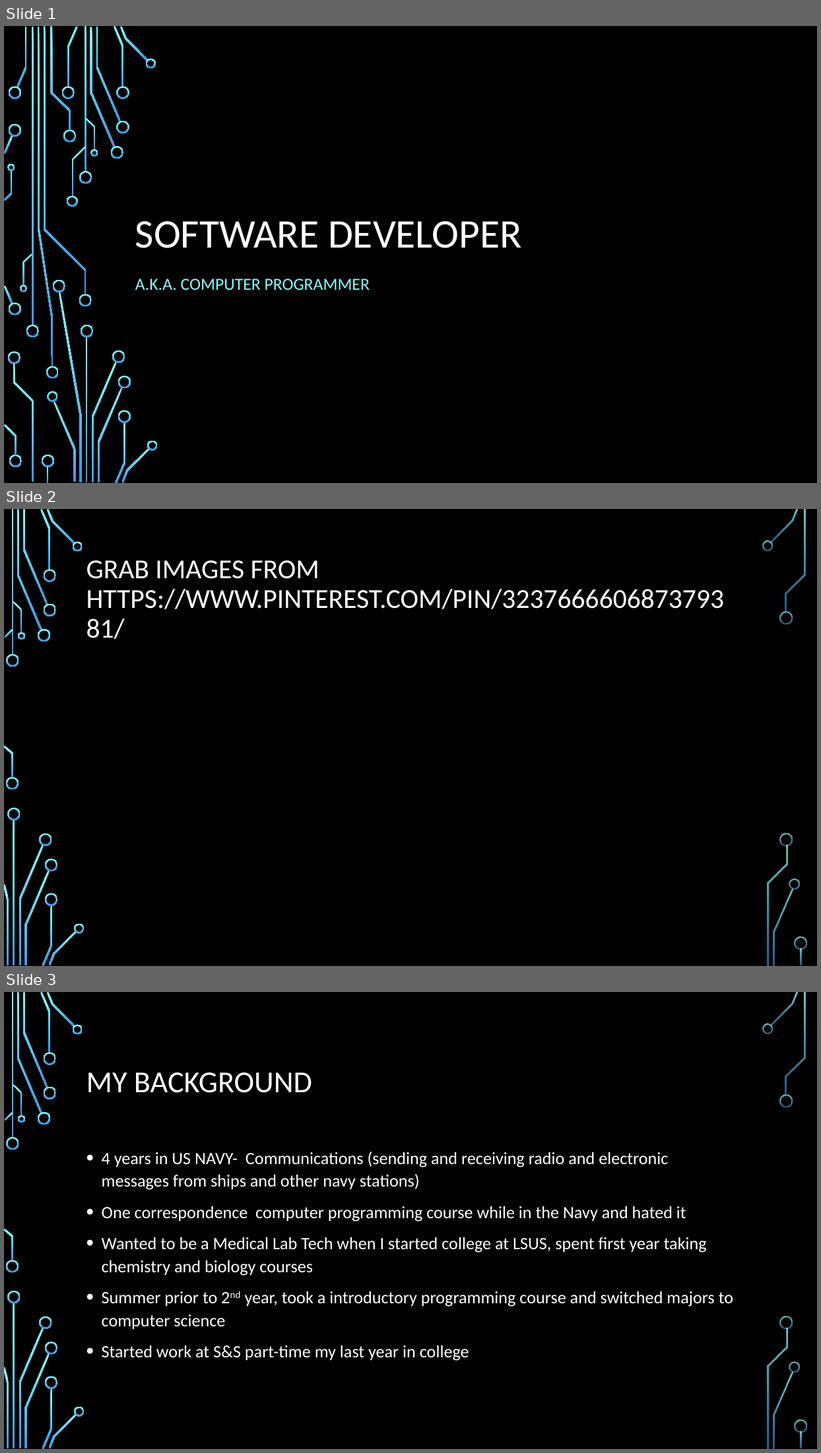
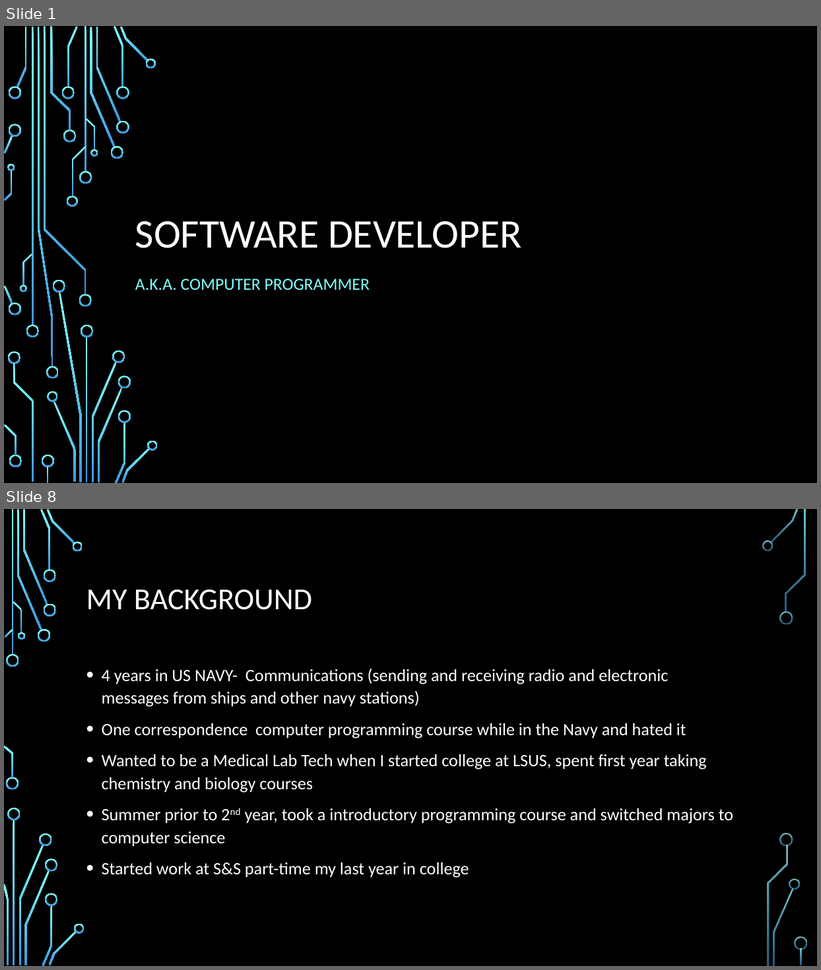
Before and after one commit to daviddcbud/TrainingApp, a slide deck: PowerPointSlids.pptx. Shown one above the other, each under a label of ours: slides 1, 2 and 3 before the commit, slides 1 and 8 after it; the slides between them are not shown. The pictures are 821x1453 and 821x970 pixels, drawn with LibreOffice and Linux fonts; fonts in the diff are those of the drawing; background and template pictures are left out. Boxes give left, top, right and bottom in pixels: in the first picture for what was removed or moved away, otherwise in the second. Text is boxed around its words. In the diff, an @@ line names an element or a change of style, - is before the commit and + after.

```diff
--- a/PowerPointSlids.pptx
+++ b/PowerPointSlids.pptx
@@ slide 2 removed at <box>4,509,817,966</box>, background picture (left out); not listed: 36 template elements that a slide beside it also shows @@
@@ title removed at <box>86,560,725,609</box> @@
-GRAB IMAGES FROM HTTPS://WWW.PINTEREST.COM/PIN/323766660687379381/
@@ what was slide 3 is now slide 8 @@
```
Also in this commit, not shown: 6 slides added, 9 other files.
